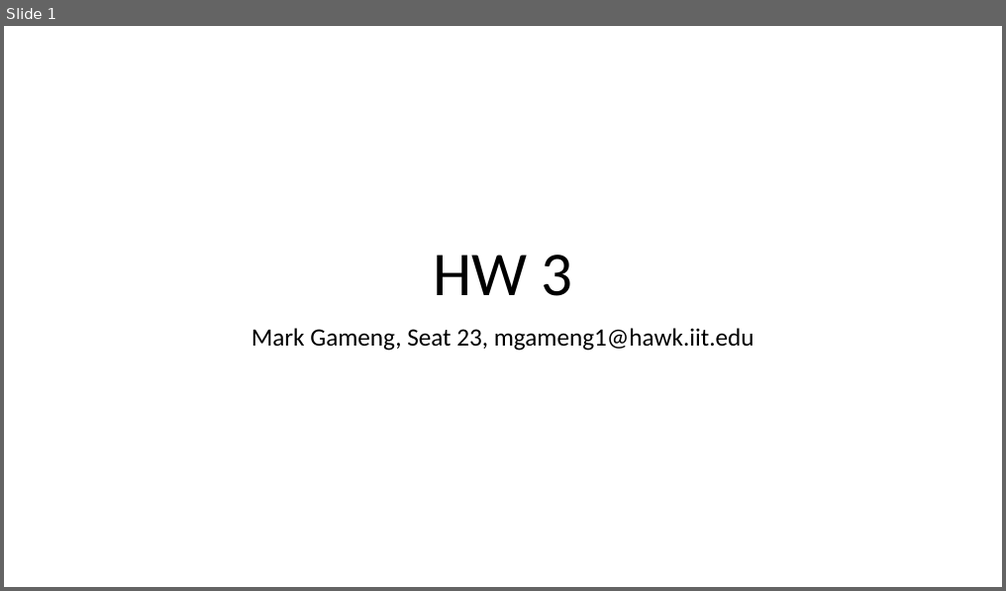
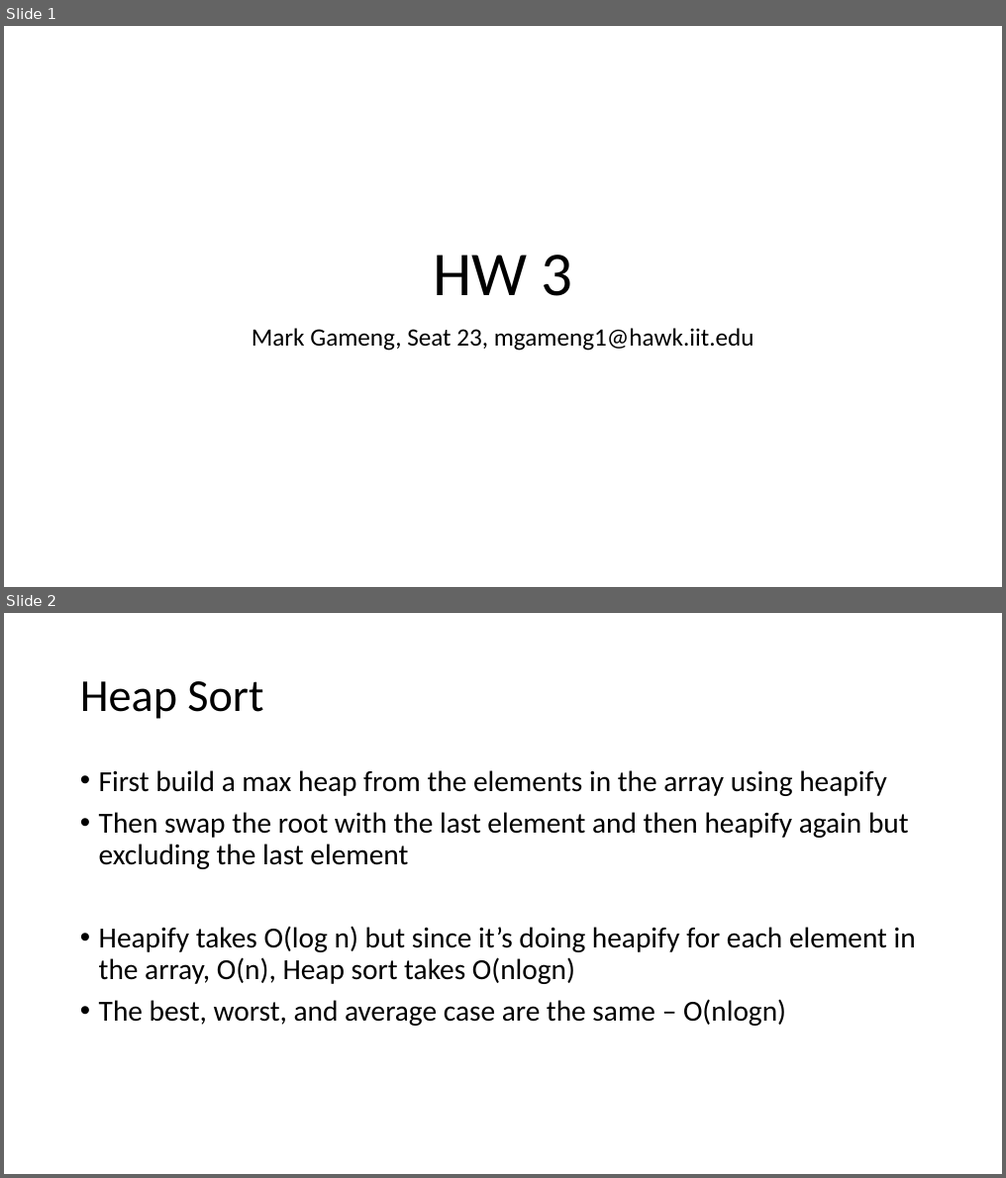
Before and after one commit to MarkGelo/CS-430, a slide deck: HW_3/HW3.pptx. Shown one above the other, each under a label of ours: slide 1 before the commit, slides 1 and 2 after it. The pictures are 1006x591 and 1006x1178 pixels, drawn with LibreOffice and Linux fonts; fonts in the diff are those of the drawing. Boxes give left, top, right and bottom in pixels: in the first picture for what was removed or moved away, otherwise in the second. Text is boxed around its words. In the diff, an @@ line names an element or a change of style, - is before the commit and + after.

```diff
--- a/HW_3/HW3.pptx
+++ b/HW_3/HW3.pptx
@@ slide 2 added at [4,613,1002,1174], background #FFFFFF @@
@@ title added at [80,681,263,719], 44 pt, text #000000 @@
+Heap Sort
@@ text added at [99,770,916,1026], 28 pt, text #000000 @@
+• First build a max heap from the elements in the array using heapify
+• Then swap the root with the last element and then heapify again but excluding the last element
+• Heapify takes O(log n) but since it’s doing heapify for each element in the array, O(n), Heap sort takes O(nlogn)
+• The best, worst, and average case are the same – O(nlogn)
```
Also in this commit, not shown: 5 other slides added, 3 other files.
